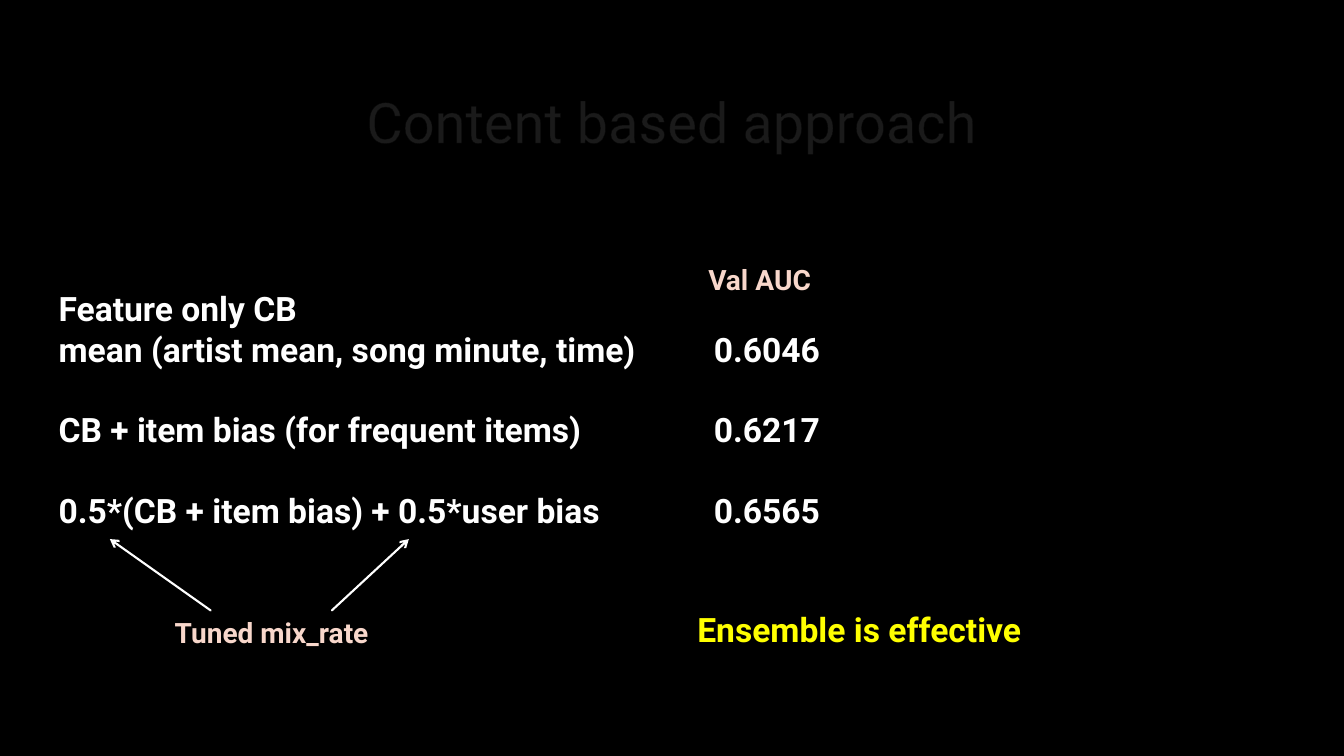
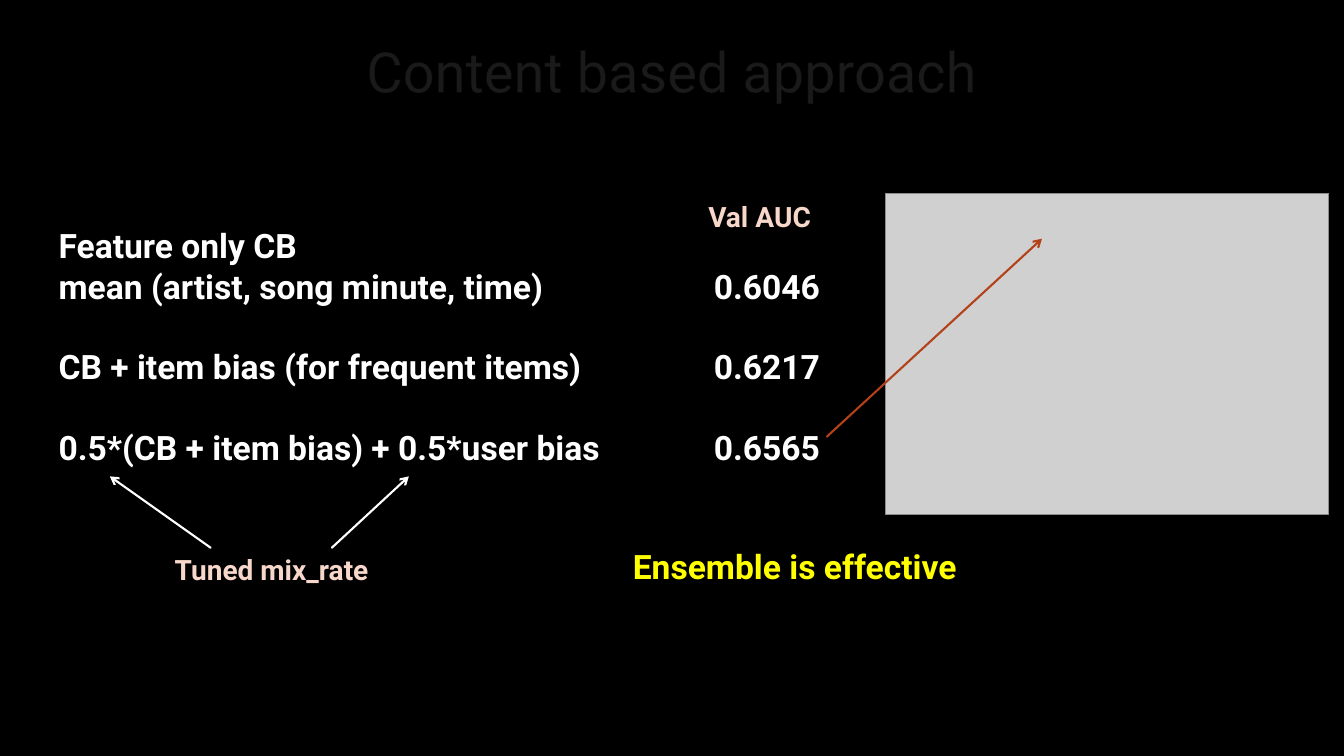
Before and after one commit to htakahashi0708/USL_Final_MusicRecommendationChallenge, a slide deck: slide 10 of USL_MusicRecommender.pptx (slide 8 before the commit). Drawn at 1344x756 pixels with LibreOffice and Linux fonts; fonts in the diff are those of the drawing; grey boxes stand for pictures; background and template pictures are left out. Boxes give left, top, right and bottom in pixels: in the first picture for what was removed or moved away, otherwise in the second. Text is boxed around its words. In the diff, an @@ line names an element or a change of style, - is before the commit and + after.

```diff
--- a/USL_MusicRecommender.pptx
+++ b/USL_MusicRecommender.pptx
@@ title "Content based approach" moved from (x1=101, y1=68, x2=1242, y2=174) to (x1=101, y1=16, x2=1242, y2=123) @@
@@ picture added at (x1=886, y1=194, x2=1330, y2=514) @@
@@ arrow added from (827, 437) to (1043, 239), #B4421A 1.5 pt @@
@@ text at (x1=59, y1=272, x2=820, y2=307): text changed @@
-mean (artist mean, song minute, time) 0.6046
+mean (artist, song minute, time) 0.6046
@@ 2 texts, 2 arrows moved together from (x1=59, y1=269, x2=820, y2=611) to (x1=59, y1=206, x2=820, y2=547) @@
@@ text "Tuned mix_rate" moved from (x1=175, y1=622, x2=368, y2=646) to (x1=175, y1=559, x2=368, y2=583) @@
@@ text "Ensemble is effective" moved from (x1=697, y1=616, x2=1021, y2=643) to (x1=633, y1=553, x2=957, y2=580) @@
```
Also in this commit, not shown: 7 other slides changed, 3 slides added, 1 slide removed.
